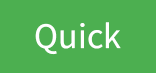
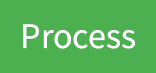
Layered file, before and after one edit (156x73). Changes by layer:
added layer "Process" above "Quick" over [23, 24, 135, 49]
hid "Quick" over [35, 22, 121, 55]
